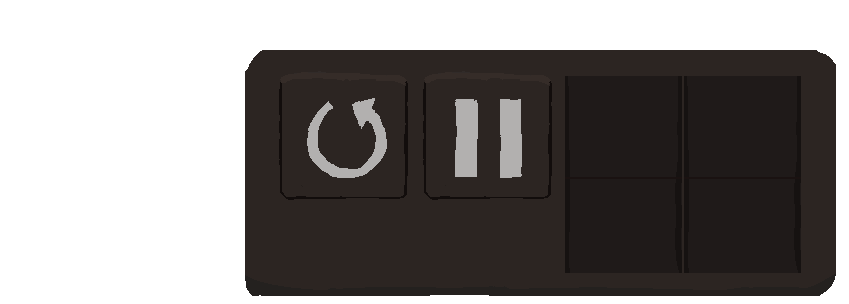
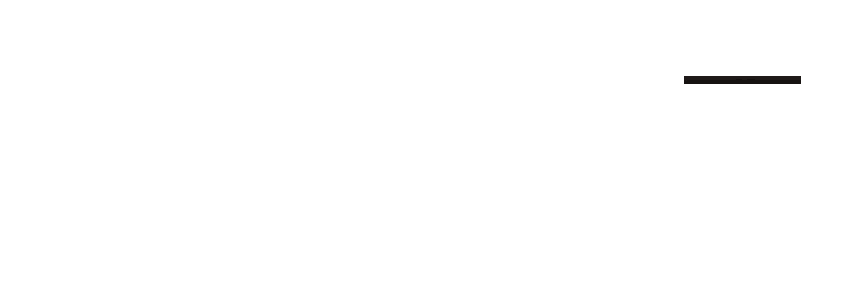
Layer changes from the first (849, 304) image to the second:
added layer "split-flap-anim" in group "clock" over [640, 64, 832, 128]